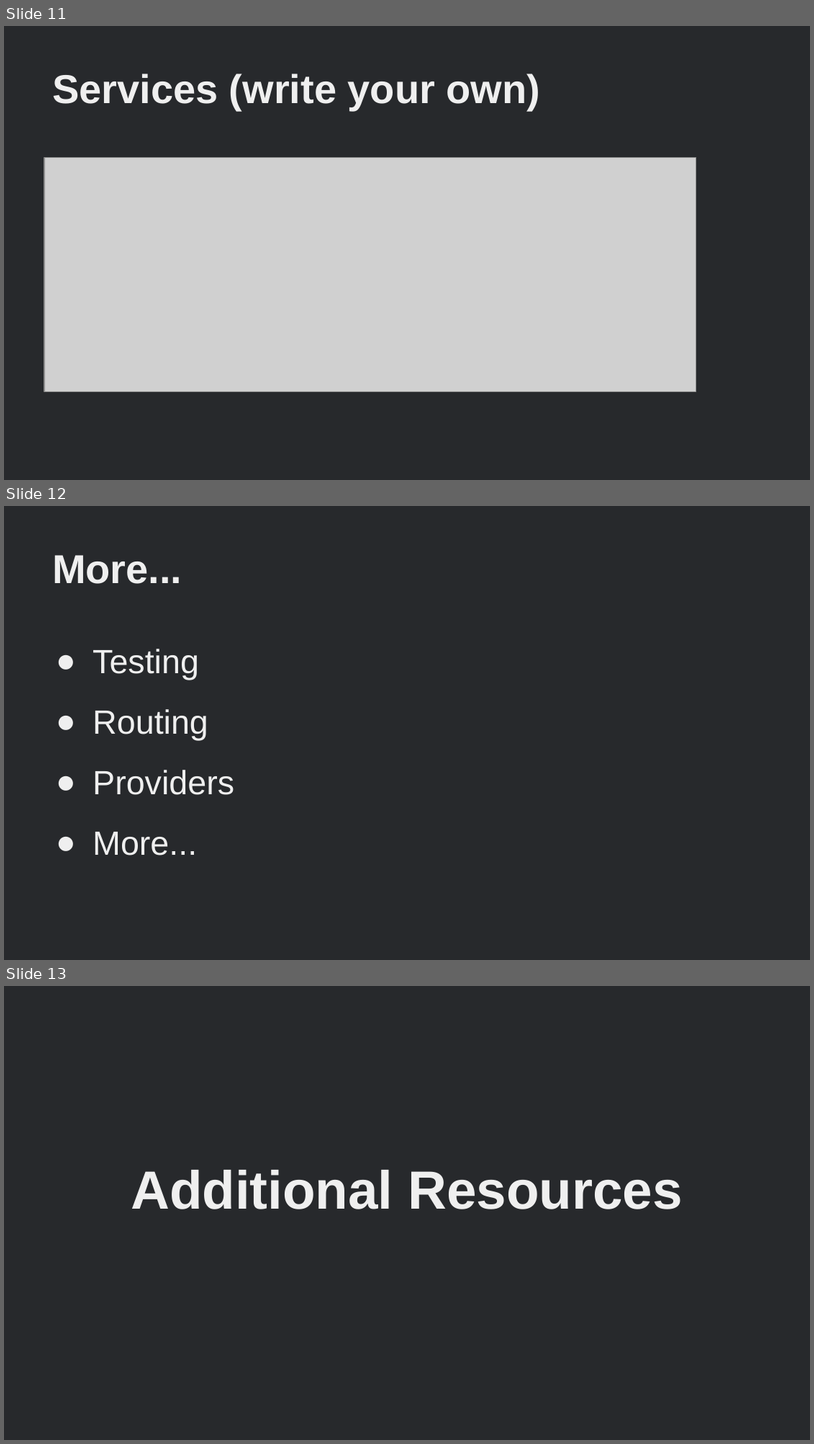
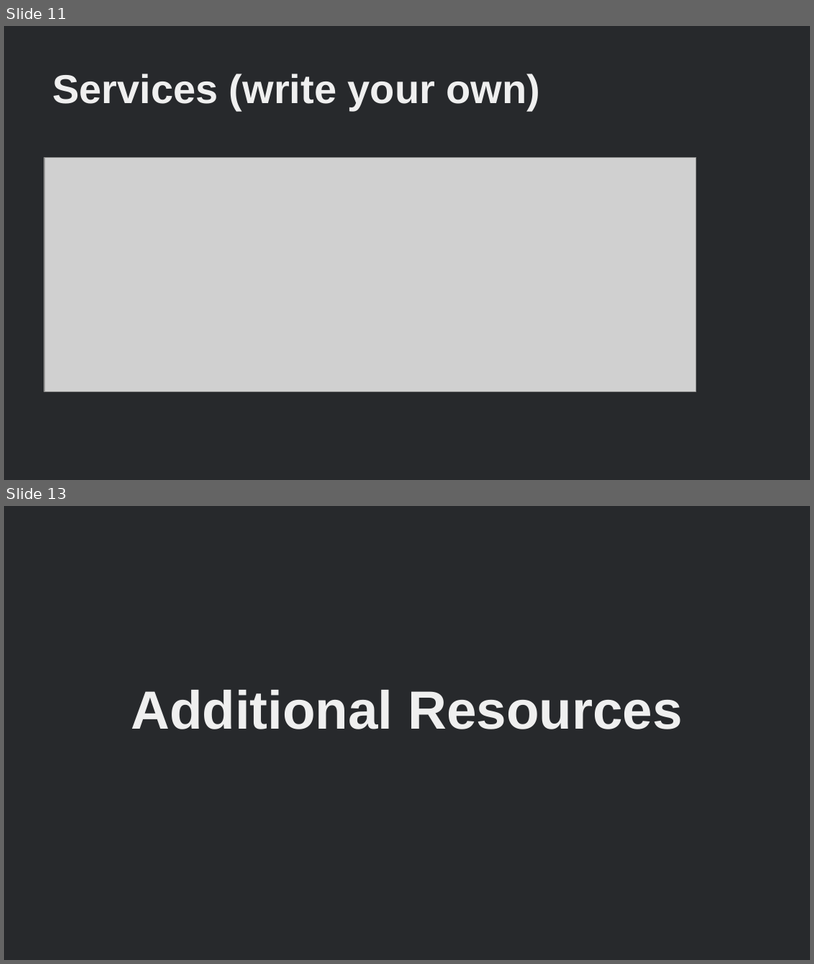
Before and after one commit to shelman/angular-tutorial, a slide deck: AngularJS Tutorial Slides.pptx. Shown one above the other, each under a label of ours: slides 11, 12 and 13 before the commit, slides 11 and 13 after it; the slides between them are not shown. The pictures are 814x1444 and 814x964 pixels, drawn with LibreOffice and Linux fonts; fonts in the diff are those of the drawing; grey boxes stand for pictures. Boxes give left, top, right and bottom in pixels: in the first picture for what was removed or moved away, otherwise in the second. Text is boxed around its words. In the diff, an @@ line names an element or a change of style, - is before the commit and + after.

```diff
--- a/AngularJS Tutorial Slides.pptx
+++ b/AngularJS Tutorial Slides.pptx
@@ slide 12 removed at (4, 506, 810, 960), background #27292C @@
@@ title removed at (52, 555, 182, 584) @@
-More...
@@ text removed at (93, 649, 234, 855) @@
-● Testing
-● Routing
-● Providers
-● More...
```
Also in this commit, not shown: 3 slides changed, 1 slide added, 7 other files.
